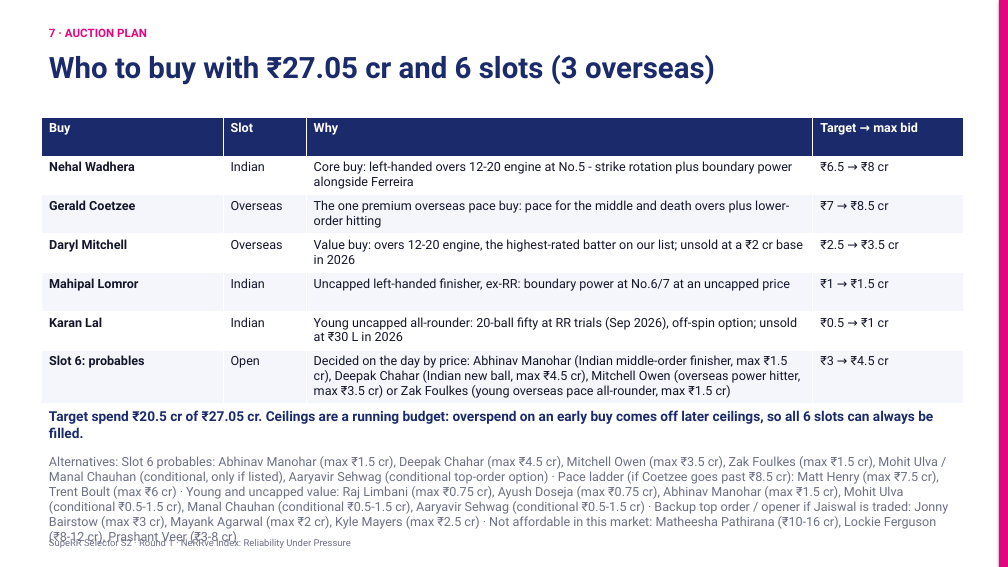
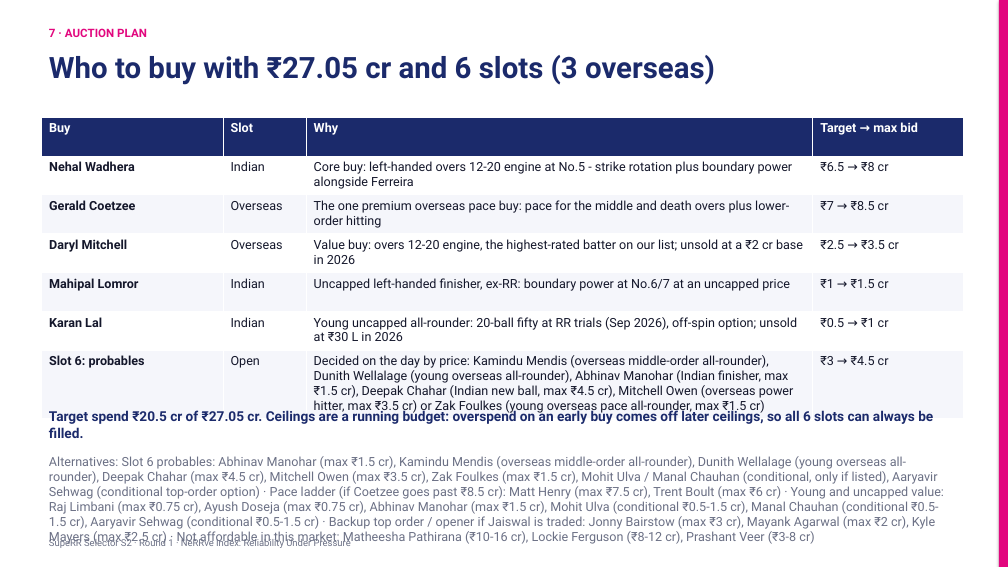
Before and after one commit to KoduruChandrasekhar/RRAuction-, a slide deck: slide 12 of submission/NeRRve_Deck.pptx. Drawn at 1008x567 pixels with LibreOffice and Linux fonts; fonts in the diff are those of the drawing. Boxes give left, top, right and bottom in pixels: in the first picture for what was removed or moved away, otherwise in the second. Text is boxed around its words. In the diff, an @@ line names an element or a change of style, - is before the commit and + after.

```diff
--- a/submission/NeRRve_Deck.pptx
+++ b/submission/NeRRve_Deck.pptx
@@ table at bbox=[42, 117, 964, 418] @@
-row 7, column 3: Decided on the day by price: Abhinav Manohar (Indian middle-order finisher, max ₹1.5 cr), Deepak Chahar (Indian new ball, max ₹4.5 cr), Mitchell Owen (overseas power hitter, max ₹3.5 cr) or Zak Foulkes (young overseas pace all-rounder, max ₹1.5 cr)
+row 7, column 3: Decided on the day by price: Kamindu Mendis (overseas middle-order all-rounder), Dunith Wellalage (young overseas all-rounder), Abhinav Manohar (Indian finisher, max ₹1.5 cr), Deepak Chahar (Indian new ball, max ₹4.5 cr), Mitchell Owen (overseas power hitter, max ₹3.5 cr) or Zak Foulkes (young overseas pace all-rounder, max ₹1.5 cr)
@@ text at bbox=[49, 456, 944, 546]: text changed @@
-Alternatives: Slot 6 probables: Abhinav Manohar (max ₹1.5 cr), Deepak Chahar (max ₹4.5 cr), Mitchell Owen (max ₹3.5 cr), Zak Foulkes (max ₹1.5 cr), Mohit Ulva / Manal Chauhan (conditional, only if listed), Aaryavir Sehwag (conditional top-order option) · Pace ladder (if Coetzee goes past ₹8.5 cr): Matt Henry (max ₹7.5 cr), Trent Boult (max ₹6 cr) · Young and uncapped value: Raj Limbani (max ₹0.75 cr), Ayush Doseja (max ₹0.75 cr), Abhinav Manohar (max ₹1.5 cr), Mohit Ulva (conditional ₹0.5-1.5 cr), Manal Chauhan (conditional ₹0.5-1.5 cr), Aaryavir Sehwag (conditional ₹0.5-1.5 cr) · Backup top order / opener if Jaiswal is traded: Jonny Bairstow (max ₹3 cr), Mayank Agarwal (max ₹2 cr), Kyle Mayers (max ₹2.5 cr) · Not affordable in this market: Matheesha Pathirana (₹10-16 cr), Lockie Ferguson (₹8-12 cr), Prashant Veer (₹3-8 cr)
+Alternatives: Slot 6 probables: Abhinav Manohar (max ₹1.5 cr), Kamindu Mendis (overseas middle-order all-rounder), Dunith Wellalage (young overseas all-rounder), Deepak Chahar (max ₹4.5 cr), Mitchell Owen (max ₹3.5 cr), Zak Foulkes (max ₹1.5 cr), Mohit Ulva / Manal Chauhan (conditional, only if listed), Aaryavir Sehwag (conditional top-order option) · Pace ladder (if Coetzee goes past ₹8.5 cr): Matt Henry (max ₹7.5 cr), Trent Boult (max ₹6 cr) · Young and uncapped value: Raj Limbani (max ₹0.75 cr), Ayush Doseja (max ₹0.75 cr), Abhinav Manohar (max ₹1.5 cr), Mohit Ulva (conditional ₹0.5-1.5 cr), Manal Chauhan (conditional ₹0.5-1.5 cr), Aaryavir Sehwag (conditional ₹0.5-1.5 cr) · Backup top order / opener if Jaiswal is traded: Jonny Bairstow (max ₹3 cr), Mayank Agarwal (max ₹2 cr), Kyle Mayers (max ₹2.5 cr) · Not affordable in this market: Matheesha Pathirana (₹10-16 cr), Lockie Ferguson (₹8-12 cr), Prashant Veer (₹3-8 cr)
```
Also in this commit, not shown: 4 other slides changed, 6 other files.
